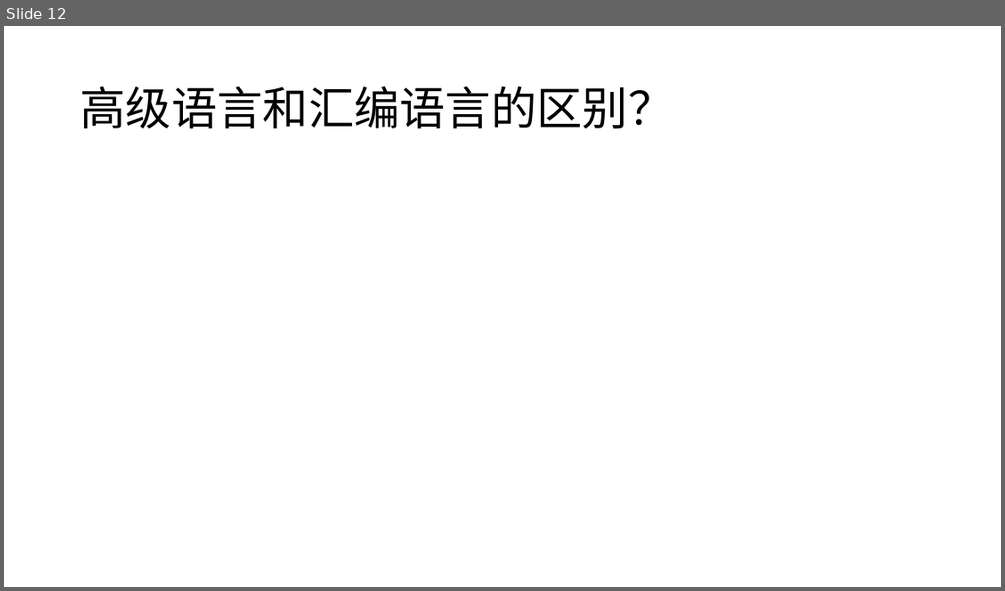
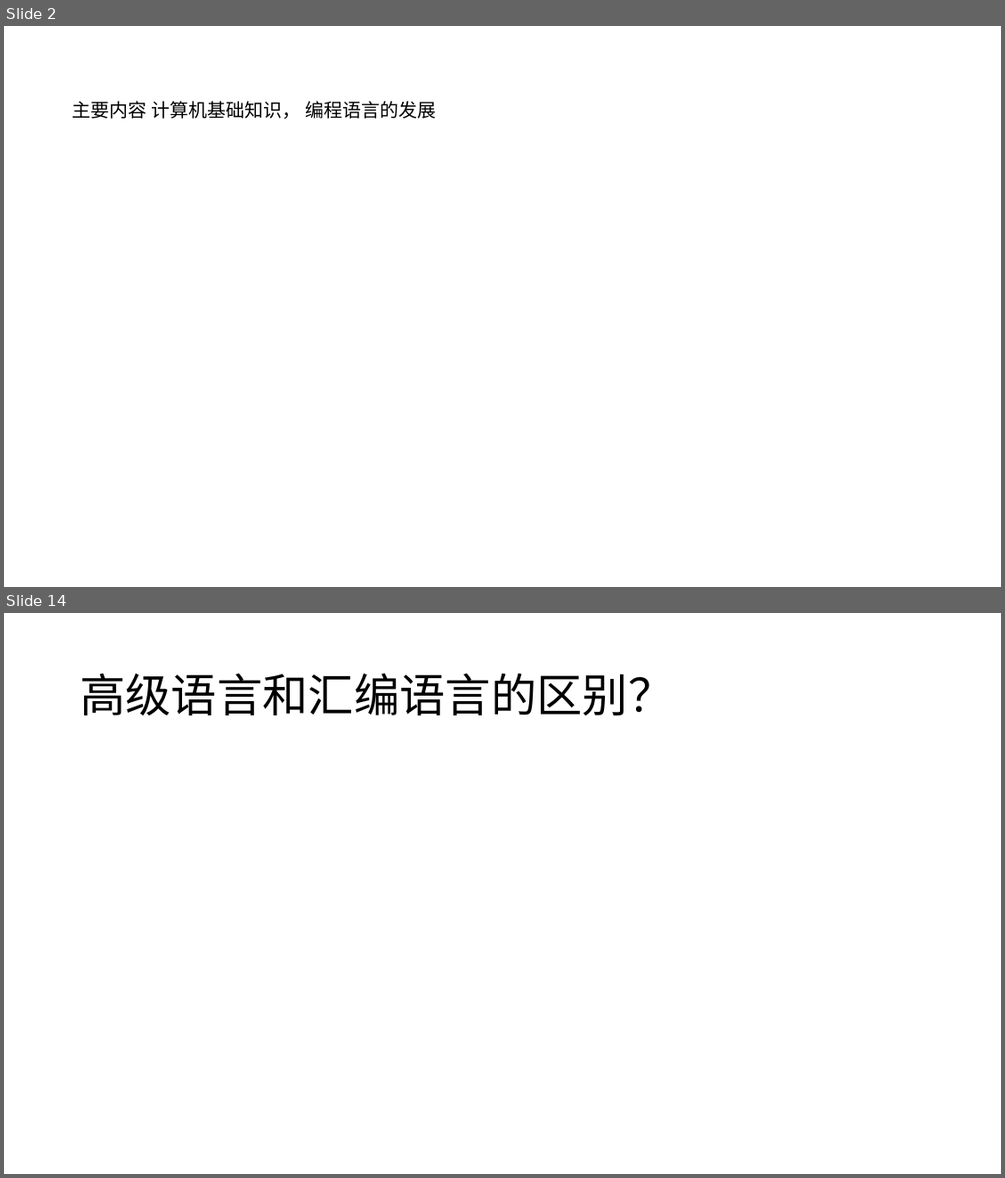
Before and after one commit to cloudspurs/klz, a slide deck: programming/pre_school.pptx. Shown one above the other, each under a label of ours: slide 12 before the commit, slides 2 and 14 after it; the slides between them are not shown. The pictures are 1005x591 and 1005x1178 pixels, drawn with LibreOffice and Linux fonts; fonts in the diff are those of the drawing. Boxes give left, top, right and bottom in pixels: in the first picture for what was removed or moved away, otherwise in the second. Text is boxed around its words. In the diff, an @@ line names an element or a change of style, - is before the commit and + after.

```diff
--- a/programming/pre_school.pptx
+++ b/programming/pre_school.pptx
@@ slide 2 added at (4,26,1001,587), background #FFFFFF @@
@@ text added at (73,101,436,119), 18 pt, text #000000 @@
+主要内容 计算机基础知识， 编程语言的发展
@@ what was slide 12 is now slide 14 @@
```
Also in this commit, not shown: 13 slides changed, 1 other slide added.
